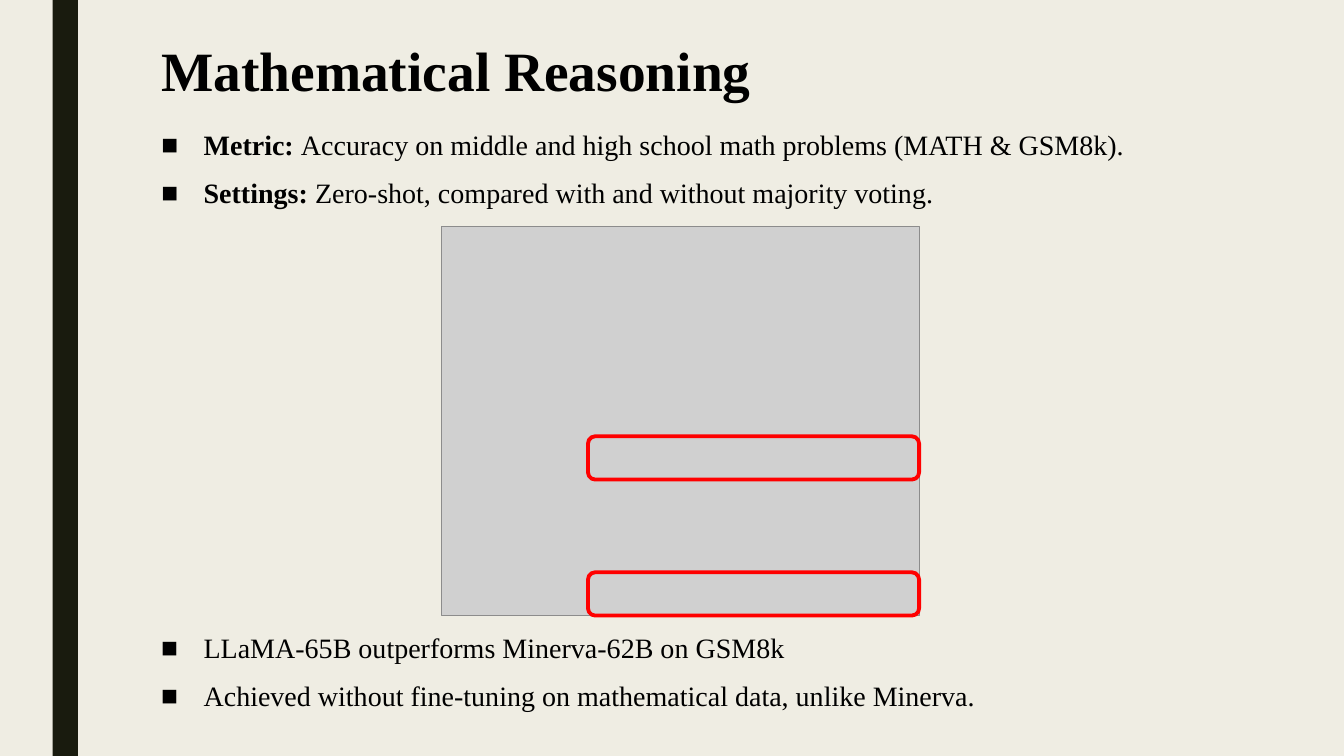
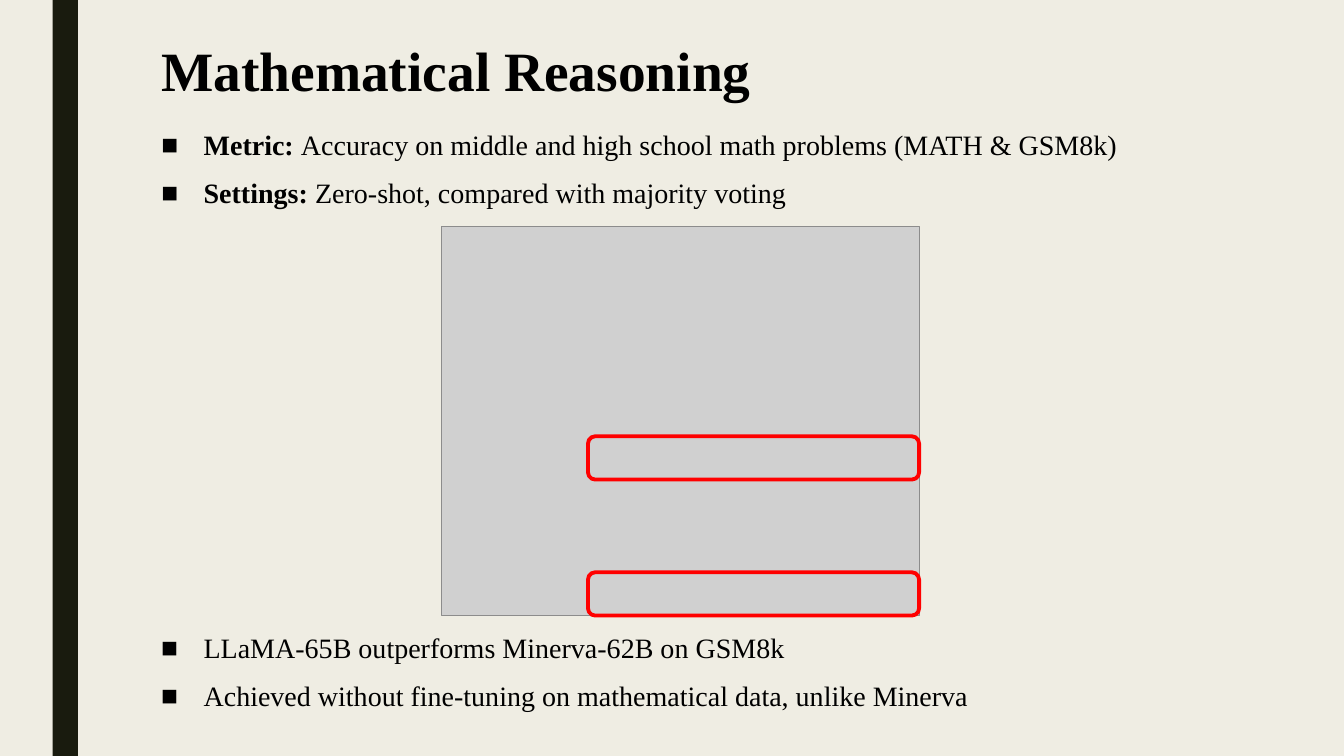
Before and after one commit to shlomi1993/llm-from-scratch, a slide deck: slide 13 of presentation/Lecture Slides.pptx. Drawn at 1344x756 pixels with LibreOffice and Linux fonts; fonts in the diff are those of the drawing; grey boxes stand for pictures. Boxes give left, top, right and bottom in pixels: in the first picture for what was removed or moved away, otherwise in the second. Text is boxed around its words. In the diff, an @@ line names an element or a change of style, - is before the commit and + after.

```diff
--- a/presentation/Lecture Slides.pptx
+++ b/presentation/Lecture Slides.pptx
@@ text at bbox=[204, 135, 1117, 209]: text changed @@
-■ Metric: Accuracy on middle and high school math problems (MATH & GSM8k).
-■ Settings: Zero-shot, compared with and without majority voting.
+■ Metric: Accuracy on middle and high school math problems (MATH & GSM8k)
+■ Settings: Zero-shot, compared with majority voting
@@ text at bbox=[204, 686, 968, 712]: text changed @@
-■ Achieved without fine-tuning on mathematical data, unlike Minerva.
+■ Achieved without fine-tuning on mathematical data, unlike Minerva
```
Also in this commit, not shown: 12 other slides changed, 3 other files.
